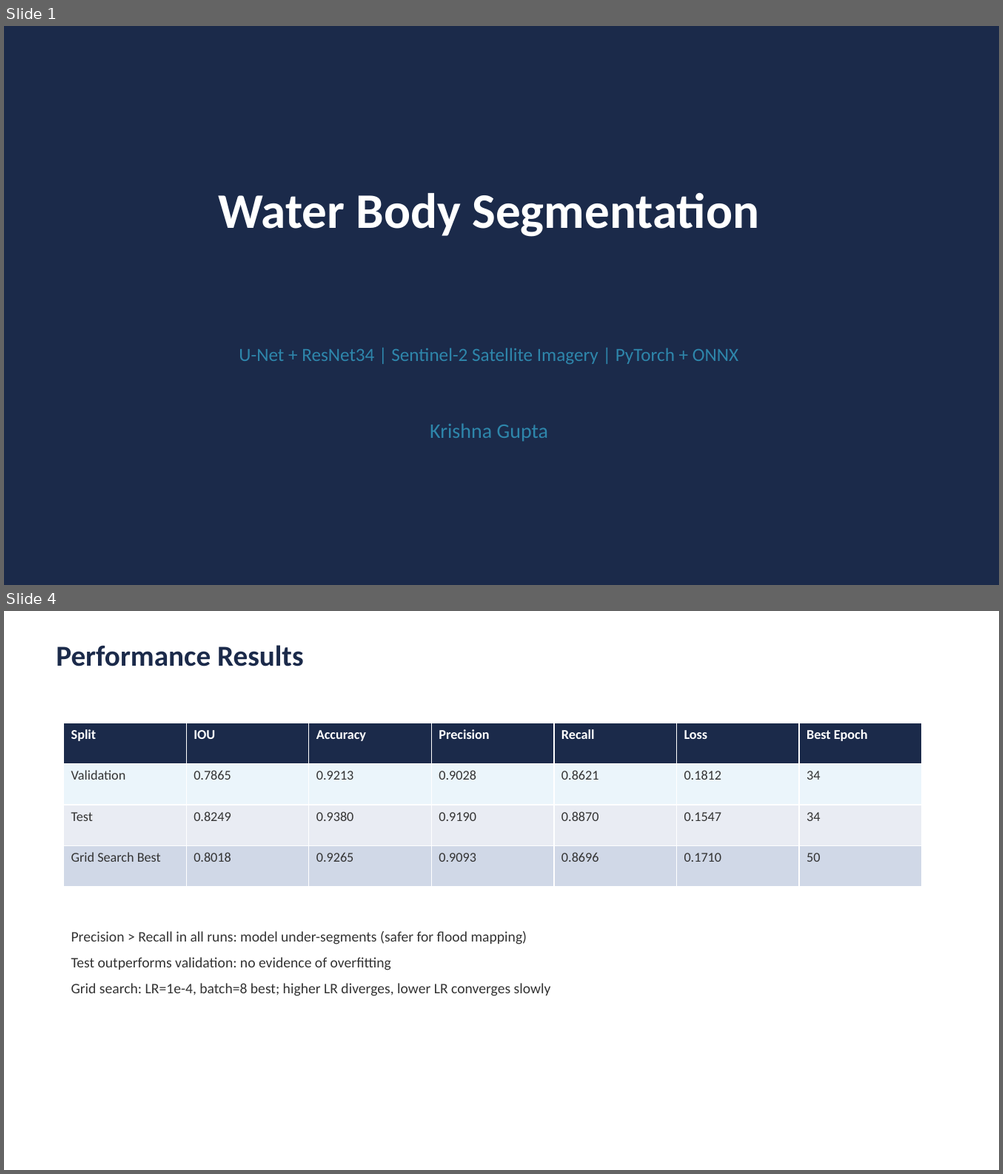
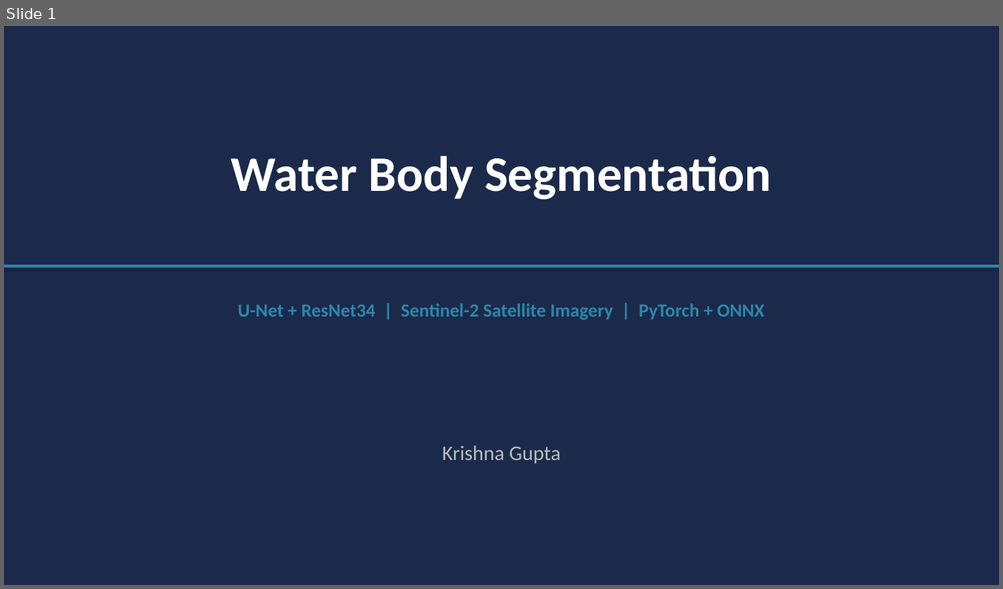
Before and after one commit to Angelgupta13/water-segementation, a slide deck: presentation.pptx. Shown one above the other, each under a label of ours: slides 1 and 4 before the commit, slide 1 after it; the slides between them are not shown. The pictures are 1003x1174 and 1003x589 pixels, drawn with LibreOffice and Linux fonts; fonts in the diff are those of the drawing. Boxes give left, top, right and bottom in pixels: in the first picture for what was removed or moved away, otherwise in the second. Text is boxed around its words. In the diff, an @@ line names an element or a change of style, - is before the commit and + after.

Commit message:
feat: update README, REPORT.md, and presentation for submission
README.md: restructured with accurate test count (15), fixed mlflow ui command, removed empty section, added CLI entry point, docker-compose usage, demo notebook reference.

REPORT.md: new comprehensive report with executive summary, assignment objectives table, evaluation criteria evidence, full 6-run hyperparameter grid, 3-split performance table, optimized benchmark, failure analysis, prioritized recommendations, MLOps table, and conclusion.

presentation.pptx: 8-slide deck with clean narrative flow (problem -> dataset -> architecture -> results -> optimization -> failure analysis -> MLOps -> recommendations). Dark navy theme, grouped by impact.

make_pptx.py: supports command-line output path argument.

.gitignore: add ~$*.pptx to exclude Office lock files.

```diff
--- a/presentation.pptx
+++ b/presentation.pptx
@@ slide 4 removed at bbox=[4, 611, 999, 1170], background #FFFFFF @@
@@ text removed at bbox=[56, 645, 304, 667] @@
-Performance Results
@@ table removed at bbox=[64, 723, 920, 887], 4 rows, 7 columns @@
-Split | IOU | Accuracy | Precision | Recall | Loss | Best Epoch
-Validation | 0.7865 | 0.9213 | 0.9028 | 0.8621 | 0.1812 | 34
-Test | 0.8249 | 0.9380 | 0.9190 | 0.8870 | 0.1547 | 34
-Grid Search Best | 0.8018 | 0.9265 | 0.9093 | 0.8696 | 0.1710 | 50
@@ text removed at bbox=[71, 931, 551, 997] @@
-Precision > Recall in all runs: model under-segments (safer for flood mapping)
-Test outperforms validation: no evidence of overfitting
-Grid search: LR=1e-4, batch=8 best; higher LR diverges, lower LR converges slowly
@@ slide 1 changed as well @@
@@ text "Water Body Segmentation": place and size @@
-text "Water Body Segmentation" at bbox=[218, 192, 759, 237]
+text "Water Body Segmentation" at bbox=[230, 156, 771, 200]
@@ rectangle added at bbox=[4, 265, 999, 268], fill #2E86AB @@
@@ text "U-Net + ResNet34 | Sentinel-2 ...": place and size @@
-text "U-Net + ResNet34 | Sentinel-2 ..." at bbox=[239, 348, 738, 364]
+text "U-Net + ResNet34 | Sentinel-2 ..." at bbox=[238, 304, 764, 320]
@@ text "U-Net + ResNet34 | Sentinel-2 ..." at bbox=[238, 304, 764, 320]: bold on @@
@@ text "Krishna Gupta": place and size @@
-text "Krishna Gupta" at bbox=[430, 423, 549, 442]
+text "Krishna Gupta" at bbox=[442, 446, 560, 464]
@@ text "Krishna Gupta" at bbox=[442, 446, 560, 464]: text colour #2E86AB to #BBBBBB @@
```
Also in this commit, not shown: 6 other slides changed, 1 slide added, 4 other files.
